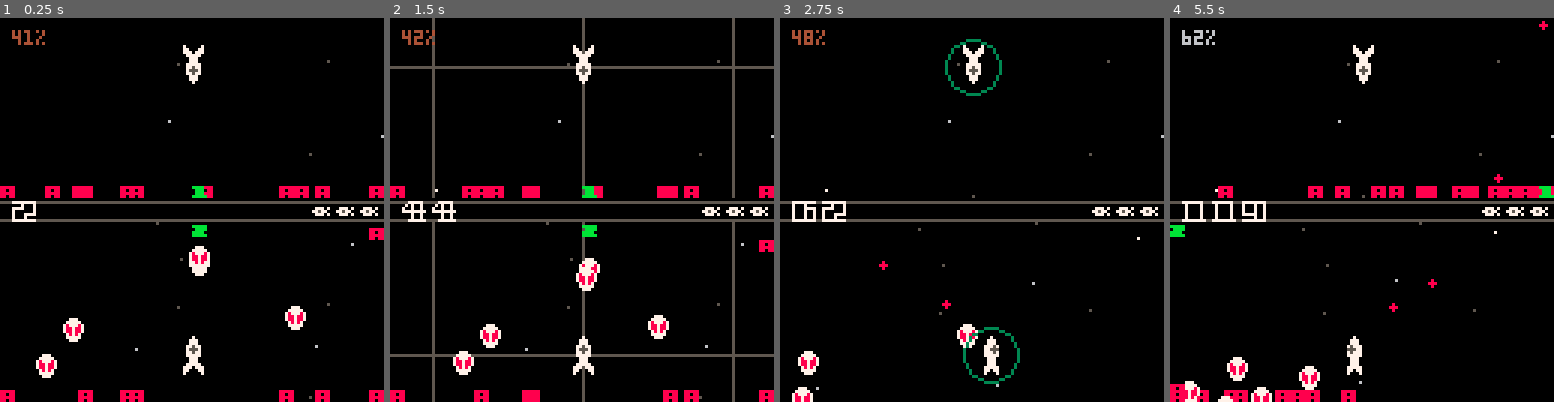
Above: before the commit, frames 1-4 (left to right).
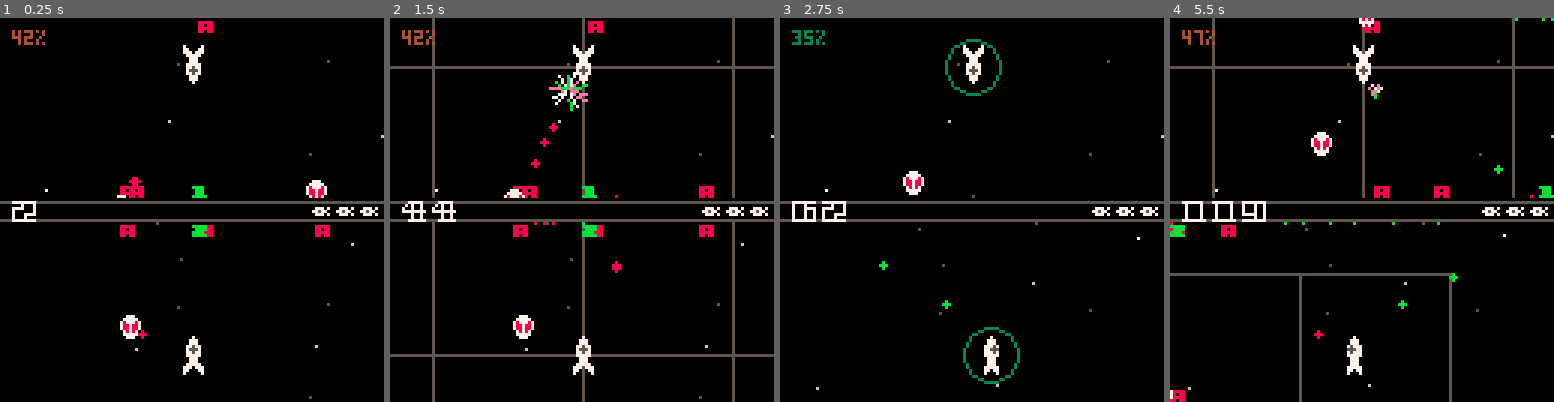
Above: after the commit, the same moments.

Repository: catnipped/friendlyfire
Game: PICO-8 cartridge friendlyfire.p8
The game is run twice, just before and just after one commit, with the same random seed, the same clock (stepped at 60 frames per second) and the same inputs.
Inputs:
- Up to frame 1 (0.25 s): no input
- Up to frame 2 (1.5 s): tap O (Z key) at 0.7 s
- Up to frame 3 (2.75 s): hold Right 1.6-2.1 s; tap O (Z key) at 1.7, 2.1, 2.5 s; hold Up 2.15-2.42 s; hold Right from 2.47 s (still down)
- Up to frame 4 (5.5 s): tap O (Z key) every 0.4 s from 2.9 to 5.3 s; release Right at 3.03 s; hold Left 3.08-3.58 s; hold Down 3.63-3.97 s; hold Right 4.02-4.68 s; hold Up 4.73-5.03 s; hold Left from 5.08 s (still down)

The runs differ from the first frame. In frame 1, 3.7% of the frame differs, in the area x 0-100%, y 0-100%; in frame 2, 4.3%; in frame 3, 1.2%; in frame 4, 7.0%.

Commit message:
grid partitioning

Diff:
--- a/friendlyfire.p8
+++ b/friendlyfire.p8
@@ -6,7 +6,6 @@
 --  enemy behavior patterns
 --  enemy shoot
 --  damage system (collision)
---  collision partitioning
 --	shield system
 --  dash
 --  wave system
@@ -15,192 +14,9 @@
 --  highscores
 --  ui
 
--- constants
--- ------------------------------------------------
-
-nw = 1
-ne = 2
-sw = 3
-se = 4
-
--- ------------------------------------------------
--- local variables
--- ------------------------------------------------
-
-maxlevels = 10
-maxobjects = 5
-
--- ------------------------------------------------
--- constructor
--- ------------------------------------------------
-
----
--- creates a new node of the quadtree.
--- @param level - the level of depth of the node.
--- @param x - the position of the node on the x-axis.
--- @param y - the position of the node on the y-axis.
--- @param w - the width of the node.
--- @param h - the height of the node.
---
-
-local quadtree = {}
-
-function quadtree:new( level, x, y, w, h )
-	local self = {}
-	local mx, my = x + ( w * 0.5 ), y + ( h * 0.5 )
-	local objects = {}
-
-	local split = false
-	local nodes
-
-	-- ------------------------------------------------
-	-- private functions
-	-- ------------------------------------------------
-
-	---
-	-- determines in which subnode the given coordinates are
-	-- contained and returns the corresponding index.
-	-- @param cx - center along the x-axis of the node.
-	-- @param cy - center along the y-axis of the node.
-	-- @param nx - the x-coordinate to check.
-	-- @param ny - the y-coordinate to check.
-	--
-
-	local function determineindex( cx, cy, nx, ny )
-		if nx <= cx and ny <= cy then
-			return nw
-		elseif nx <= cx and ny > cy then
-			return sw
-		elseif nx > cx and ny <= cy then
-			return ne
-		elseif nx > cx and ny > cy then
-			return se
-		end
-	end
-
-	---
-	-- divides the current node and creates four subnodes
-	-- if they haven't been created yet.
-	--
-	local function divide( nx, ny, nw, nh )
-	--	printh("dividing")
-		nw, nh = nw * 0.5, nh * 0.5;
-		if not nodes then
-			nodes = {}
-			nodes[nw] = quadtree:new( level + 1, nx,      ny,      nw, nh )
-			nodes[ne] = quadtree:new( level + 1, nx + nw, ny,      nw, nh )
-			nodes[sw] = quadtree:new( level + 1, nx,      ny + nh, nw, nh )
-			nodes[se] = quadtree:new( level + 1, nx + nw, ny + nh, nw, nh )
-		end
-		split = true
-	end
-
-	-- ------------------------------------------------
-	-- public functions
-	-- ------------------------------------------------
-
-	-- clears all references to objects stored in the node.
-	--
-	function self:clear()
-		if split then
-			for i = 1, #nodes do
-				nodes[i]:clear()
-			end
-			split = false;
-		else
-			for i = 1, #objects do
-				objects[i] = nil
-			end
-		end
-	end
-
-	---
-	-- inserts a new object into the node. if the node is already split,
-	-- the object is pushed to one of the subnodes. if it hasn't been split
-	-- yet the object will be added to the current level. the node is split,
-	-- when the amount of objects is bigger than the maximum of allowed
-	-- nodes.
-	-- @param obj
-	-- @param nx
-	-- @param ny
-	--
-	function self:insert( obj, nx, ny )
-		-- if the node is already split add it to one of its children.
-		if split then
-			nodes[determineindex( mx, my, nx, ny )]:insert( obj, nx, ny)
-			return;
-		end
-
-		-- if the node isn't split add the object to its pool.
-		objects[#objects + 1] = obj
-
-		-- if the amount of objects surpasses the maximum amount allowed,
-		-- the node is split and the objects are redistributed among the
-		-- subnodes.
-	--	printh(#objects .. " / " .. maxobjects)
-		if #objects > maxobjects then
-		--	printh(level .. " / " .. maxlevels)
-			if level < maxlevels then
-				divide( x, y, w, h )
-
-				local ox, oy
-				for i = 1, #objects do
-					ox, oy = objects[i].x,objects[i].y
-					nodes[determineindex( mx, my, ox, oy )]:insert( objects[i], ox, oy )
-					objects[i] = nil
-				end
-			end
-		end
-	end
-
-	---
-	-- retrieves all objects in the same node as the given coordinates.
-	-- @param nx
-	-- @param ny
-	--
-	function self:retrieve( nx, ny )
-		if split then
-			return nodes[determineindex( mx, my, nx, ny )]:retrieve( nx, ny );
-		end
-		return objects
-	end
-
-	function self:delete( obj, ox, oy )
-		if split then
-			nodes[determineindex( mx, my, ox, oy )]:delete(obj, ox, oy );
-		else
-			for i = 1, #objects do
-				if objects[i] == obj then objects[i] = nil end
-			end
-		end
-	end
-
-	---
-	-- sets the dimensions of the node.
-	-- @param nw
-	-- @param nh
-	--
-	function self:updatedimensions( nx, ny, nw, nh )
-		-- update upvalues.
-		x, y, w, h = nx, ny, nw, nh
-		mx, my = x + (w * 0.5), y + (h * 0.5)
-
-		-- update child nodes.
-		if nodes then
-			nx, ny, nw, nh = x, y, w * 0.5, h * 0.5;
-			nodes[nw]:updatedimensions( nx,      ny,      nw, nh )
-			nodes[ne]:updatedimensions( nx + nw, ny,      nw, nh )
-			nodes[sw]:updatedimensions( nx,      ny + nh, nw, nh )
-			nodes[se]:updatedimensions( nx + nw, ny + nh, nw, nh )
-		end
-	end
-
-	return self;
-end
 
 --init and help functions below
 function _init()
- 	sectors = quadtree:new(0,0,0,100,100)
 	const = {
 		bounds = {
 			{x = 200, y = 350, w = 200, h = 100},
@@ -262,10 +78,9 @@
 	}
 
 	printh("init")
-	for i = 1,16 do
-		add(state.enemies, spawnenemy({const.bounds[1].x + rnd(200),const.bounds[1].y + rnd(200)},"alien"))
-	end
-	sectors = quadtree:new(0,0,0,100,100)
+	for i = 1,4 do
+		add(state.enemies, spawnenemy({const.bounds[2].x + rnd(200),const.bounds[2].y + rnd(200)},"alien"))
+	end
 end
 
 function initstars(a,layer)
@@ -290,15 +105,13 @@
   return (px*px + py*py)
 end
 
--- function vectornormalize(vector)
--- 		local lvector = {0,0}
--- 		local len = sqrt(vector[1] * vector[1] + vector[2] * vector[2])
---     if len ~= 0 and len ~= 1 then
---         lvector[1] = vector[1] / len
---         lvector[2] = vector[2] / len
---     end
--- 		return lvector
--- end
+function sloppysqrt(x)
+    s=((x/2)+x/(x/2)) / 2
+    for i = 1,3 do
+        s=(s+x/s)/2
+		end
+    return s
+end
 
 function every(duration,offset,period)
 	local frames = flr(state.time * 60)
@@ -364,16 +177,19 @@
 function  _update60()
 	local lstate = state
 	local events = {}
-
-	lstate.players = updateplayers(lstate.players, lstate.time, events)
-	lstate.enemies = updateenemies(lstate.enemies, lstate.time, events)
-	lstate.projectiles = updateprojectiles(lstate.projectiles,sectors)
-
-	sectors = updatequadtree(sectors, state.players)
-	sectors = updatequadtree(sectors, state.enemies)
-	sectors = updatequadtree(sectors, state.projectiles)
-	printh(#sectors:retrieve(lstate.players[1].x,lstate.players[1].y))
-	events = returncollisions(events,lstate)
+	local sectors = initsectors(20,20)
+	sectors = updatesectors(sectors, state.players)
+	sectors = updatesectors(sectors, state.enemies)
+	sectors = updatesectors(sectors, state.projectiles)
+
+	lstate.players = updateplayers(lstate.players, lstate.time, events, sectors)
+	lstate.enemies = updateenemies(lstate.enemies, lstate.time, events, sectors)
+	lstate.projectiles = updateprojectiles(lstate.projectiles, sectors)
+
+	printh(isinsector(state.players[1].x,state.players[1].y)[1] .. "/" .. isinsector(state.players[1].x,state.players[1].y)[2] )
+	printh(#myneighbours(state.players[1].x,state.players[1].y,sectors))
+
+	events = returncollisions(events,lstate, sectors)
 	events = updateevents(lstate,events)
 	lstate.animations = updateanims(lstate.animations)
 	lstate = cleanup(lstate)
@@ -383,42 +199,56 @@
 --	printh("memory: ".. (stat(0)/1024))
 end
 
--- function initsectors(width,height)
--- 	local sectors = {}
--- 	for x = -width,width do
--- 		sectors[x] = {}
--- 		for y = -height,height do
--- 			sectors[x][y] = {}
--- 		end
--- 	end
--- 	return sectors
--- end
-
--- function updatesectors(sectors, entities)
--- 	for i in all(entities) do
--- 		local sector = isinsector({i.x,i.y})
--- 		if sectors[sector[1]] == nil then
--- 			sectors[sector[2]] = {}
--- 		end
--- 		if sectors[sector[1]][sector[2]] == nil then
--- 			sectors[sector[1]][sector[2]] = {}
--- 		end
--- 		add(sectors[sector[1]][sector[2]],i)
--- 	end
--- 	return sectors
--- end
-
--- function isinsector(vector)
--- 	return {flr(vector[1]/50),flr(vector[2]/50)}
--- end
-
-function updatequadtree(tree,entities)
+
+-- SECTOR STUFF BELOW
+function initsectors(width,height)
+	local sectors = {}
+	for x = -width,width do
+		sectors[x] = {}
+		for y = -height,height do
+			sectors[x][y] = {}
+		end
+	end
+	return sectors
+end
+
+function updatesectors(sectors, entities)
 	for i in all(entities) do
-		tree:delete(i,i.x,i.y)
-		tree:insert(i,i.x,i.y)
-	end
-	return tree
-end
+		local sector = isinsector(i.x,i.y)
+		if sectors[sector[1]] == nil then
+			sectors[sector[2]] = {}
+		end
+		if sectors[sector[1]][sector[2]] == nil then
+			sectors[sector[1]][sector[2]] = {}
+		end
+		add(sectors[sector[1]][sector[2]],i)
+	end
+	return sectors
+end
+
+function isinsector(x,y)
+	local lx = mid(flr(x/25),-20,20)
+	local ly = mid(flr(y/25),-20,20)
+	return {lx,ly}
+end
+
+function myneighbours(ex,ey,sectors)
+	local vector = isinsector(ex,ey)
+	local entities = {}
+	for x = vector[1]-1,vector[1]+1 do
+		if x > 0 and x < 21 then
+			for y = vector[2]-1,vector[2]+1 do
+				if y > 0 and y < 21 then
+					for i in all(sectors[x][y]) do
+						add(entities,i)
+					end
+				end
+			end
+		end
+	end
+	return entities
+end
+
 
 function cleanup(state)
 	local lstate = state
@@ -443,7 +273,7 @@
 		lp.vy = lerp(lp.vy, 0, 0.05)
 
 		if btn(4,lp.id-1) and cooldowntimer(time, lp) then
-			local lproj = spawnprojectile(lp)
+			local lproj = spawnprojectile(lp,11)
 			lp.cooldown = time
 			lp.rateoffire[1] = lp.rateoffire[2]
 			add(events,{type = "projectile", object = lproj})
@@ -486,10 +316,10 @@
 end
 
 -- collisions
-function returncollisions(events, state)
+function returncollisions(events, state, sectors)
 	local levents = {}
 	each(state.projectiles, function(i)
-		local collision = projcollisioncheck(i, state.players, state.enemies)
+		local collision = projcollisioncheck(i, sectors)
 		if collision ~= nil then
 			add(levents, {type = "collision", object = collision})
 		end
@@ -506,9 +336,9 @@
 	return pythagorish(ax, ay, bx, by) < (length^2)
 end
 
-function projcollisioncheck(proj)
+function projcollisioncheck(proj,sectors)
 	collision = nil
-	local neighbours = sectors:retrieve(proj.x,proj.y)
+	local neighbours = myneighbours(proj.x,proj.y,sectors)
 	each(neighbours, function(i)
 		local lrad = i.rad
 		if i.shield then lrad = i.shieldrad end
@@ -525,7 +355,7 @@
 end
 
 -- projectile
-function spawnprojectile(p)
+function spawnprojectile(p,color)
 	local proj = {
 		id = p.id,
 		x = p.x,
@@ -533,7 +363,7 @@
 		rad = 1,
 		vector = p.projdir,
 		velocity = 1.2,
-		gfx = 1,
+		color = color,
 		death = false,
 	}
 	proj.x += proj.vector[1] * 8
@@ -581,15 +411,20 @@
 			y =  pos[2],
 			rad = 6,
 			vector = {0,0},
+			projdir = {0,0},
 			velocity = 0.3,
-			movement = function(enemy,time)
-
+			movement = function(enemy, time, events)
 				local closestplayer = getclosestplayer(enemy.x,enemy.y)
 				local directionofplayer = normalizedvectora2b(enemy,closestplayer,enemy.vector)
 				enemy.vector = {
 					lerp(enemy.vector[1],directionofplayer[1],0.01),
 					lerp(enemy.vector[2],directionofplayer[2],0.01),
 				}
+				if every(flr(rnd(360+1000))) and stat(1) < 0.9 then
+					enemy.projdir = directionofplayer
+					local lproj = spawnprojectile(enemy,8)
+					add(events,{type = "projectile", object = lproj})
+				end
 	--			enemy.vector = {sin(time%1),sin(time%1)}
 			end,
 			gfx = function(enemy)
@@ -616,18 +451,19 @@
 	return p
 end
 
+
 function normalizedvectora2b(entitya,entityb,vector)
-	local magnitude = abs(sqrt(pythagorish(entitya.x,entitya.y,entityb.x,entityb.y))) * 1000
+	local magnitude = abs(sloppysqrt(pythagorish(entitya.x,entitya.y,entityb.x,entityb.y))) * 1000
 	if magnitude > 0 then
 		vector = {(entityb.x-entitya.x)/magnitude,(entityb.y-entitya.y)/magnitude}
 	end
 	return vector
 end
 
-function updateenemies(e, time, events)
+function updateenemies(e, time, events, sectors)
 	local les = e
 	les = funmap(les, function(le)
-		local neighbours = sectors:retrieve(le.x,le.y)
+		local neighbours = myneighbours(le.x,le.y,sectors)
 		each(neighbours, function(i)
 			if (i ~= le) and collisioncheck(le.x, le.y, i.x, i.y, le.rad, i.rad) then
 				local vector = normalizedvectora2b(le,i,le.vector)
@@ -639,7 +475,7 @@
 		le.x += le.vector[1] * le.velocity
 		le.y += le.vector[2] * le.velocity
 
-		le.movement(le,time)
+		le.movement(le,time,events)
 		return le
 	end)
 	return les
@@ -692,7 +528,7 @@
 			y = ly,
 			gfx = function(gfx)
 				local clr = 7
-				if every(3,0,2) then clr = 8 end
+				if every(3,0,2) then clr = 11 end
 				circfill(gfx.x,gfx.y,4-gfx.frame/2,clr)
 			end
 		}
@@ -808,18 +644,20 @@
 end
 
 function drawprojectiles(p,cambounds,y1,y2,yoffset)
-	if every(3,0,2) then pal(7,8) end
+
 	for proj in all(state.projectiles) do
 
 		if outofbounds(proj,cambounds) then
 			local x = mid((proj.x),p.cam.x-64,p.cam.x+63)
 		 	local y = mid((proj.y),p.cam.y+y1+yoffset,p.cam.y+y2+yoffset-1)
-			if every(30) then circfill(x,y,0,8) end
+			if every(30) then circfill(x,y,0,proj.color) end
 		else
-			spr(16,proj.x-proj.rad,proj.y-proj.rad)
-		end
-	end
-	pal()
+			local color = 7
+			if every(3,0,2) then color = proj.color end
+			circfill(proj.x,proj.y,proj.rad,color)
+		end
+	end
+
 end
 
 function drawscore (score, x, y)
